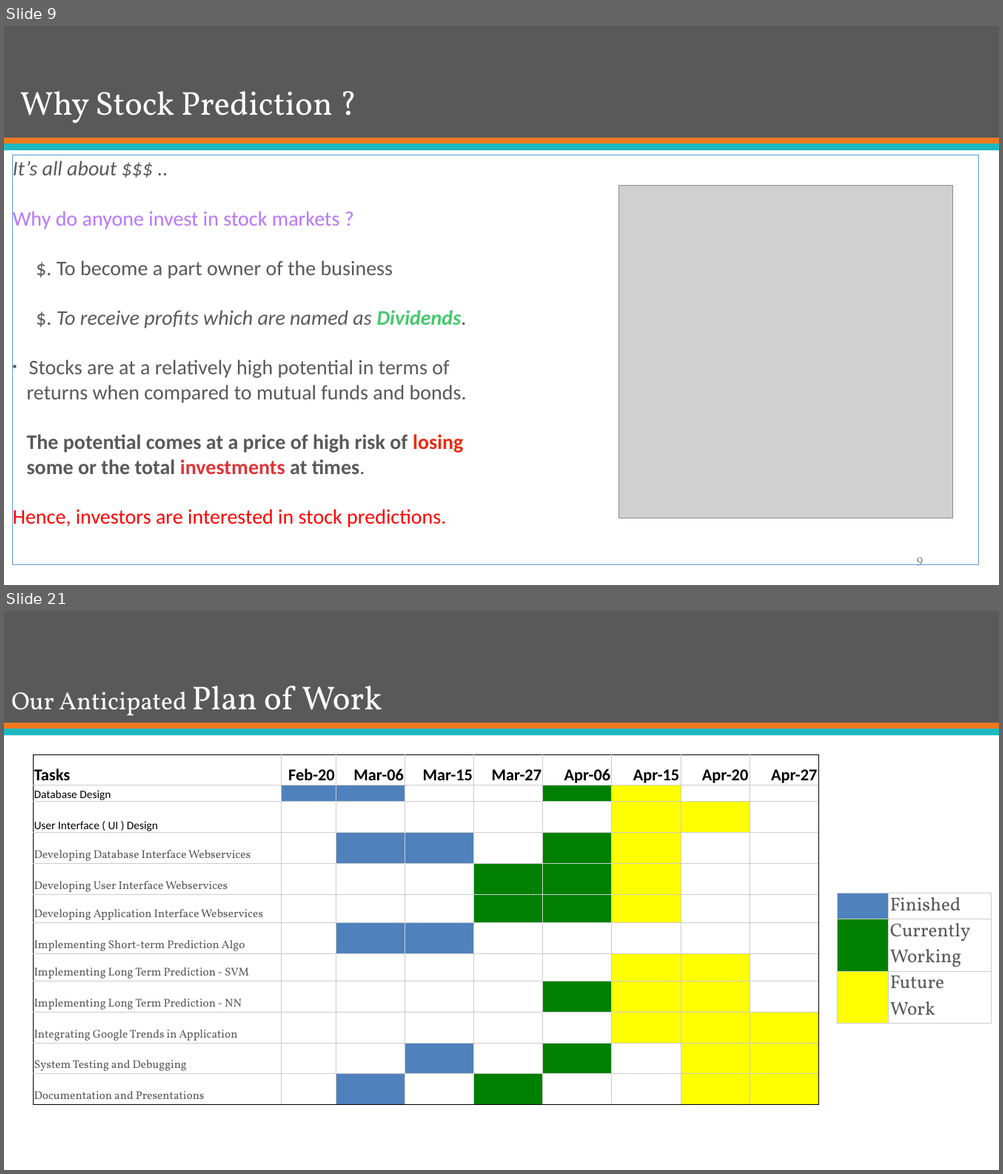
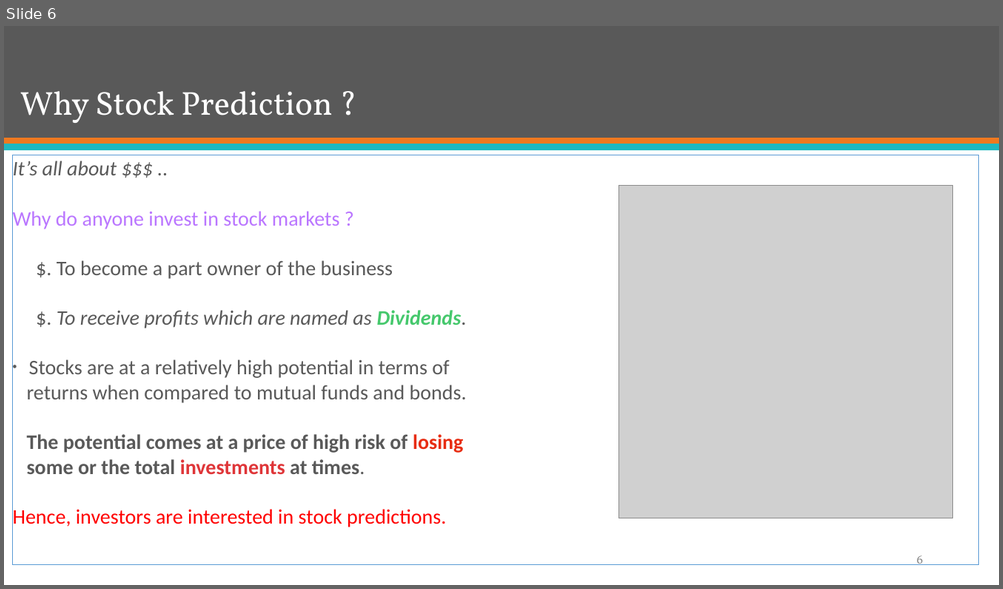
Before and after one commit to mJaiswal/Stock-Market-Prediction-Project, a slide deck: All Documentation/Presentations/Group 13 - ECE 568 - Final Project Preliminary Presentation.pptx. Shown one above the other, each under a label of ours: slides 9 and 21 before the commit, slide 6 after it; the slides between them are not shown. The pictures are 1003x1174 and 1003x589 pixels, drawn with LibreOffice and Linux fonts; fonts in the diff are those of the drawing; grey boxes stand for pictures. Boxes give left, top, right and bottom in pixels: in the first picture for what was removed or moved away, otherwise in the second. Text is boxed around its words. In the diff, an @@ line names an element or a change of style, - is before the commit and + after.

```diff
--- a/All Documentation/Presentations/Group 13 - ECE 568 - Final Project Preliminary Presentation.pptx
+++ b/All Documentation/Presentations/Group 13 - ECE 568 - Final Project Preliminary Presentation.pptx
@@ slide 21 removed at [4,611,999,1170], background #FFFFFF; not listed: 3 template elements that a slide beside it also shows @@
@@ title removed at [11,686,381,724] @@
-Our Anticipated Plan of Work
@@ table removed at [33,755,817,1108], 12 rows, 9 columns @@
-Tasks | Feb-20 | Mar-06 | Mar-15 | Mar-27 | Apr-06 | Apr-15 | Apr-20 | Apr-27
-Database Design |  |  |  |  |  |  |  | 
-User Interface ( UI ) Design |  |  |  |  |  |  |  | 
-Developing Database Interface Webservices |  |  |  |  |  |  |  | 
-Developing User Interface Webservices |  |  |  |  |  |  |  | 
-Developing Application Interface Webservices |  |  |  |  |  |  |  | 
-Implementing Short-term Prediction Algo |  |  |  |  |  |  |  | 
-Implementing Long Term Prediction - SVM |  |  |  |  |  |  |  | 
-Implementing Long Term Prediction - NN |  |  |  |  |  |  |  | 
-Integrating Google Trends in Application |  |  |  |  |  |  |  | 
-System Testing and Debugging |  |  |  |  |  |  |  | 
-Documentation and Presentations |  |  |  |  |  |  |  | 
@@ table removed at [836,893,990,1018], 3 rows, 2 columns @@
- | Finished
- | Currently Working
- | Future Work
@@ what was slide 9 is now slide 6 @@
@@ page number at [916,556,922,565]: text changed @@
-9
+6
```
Also in this commit, not shown: 9 slides changed, 2 slides added, 10 other slides removed, 1 other file.
